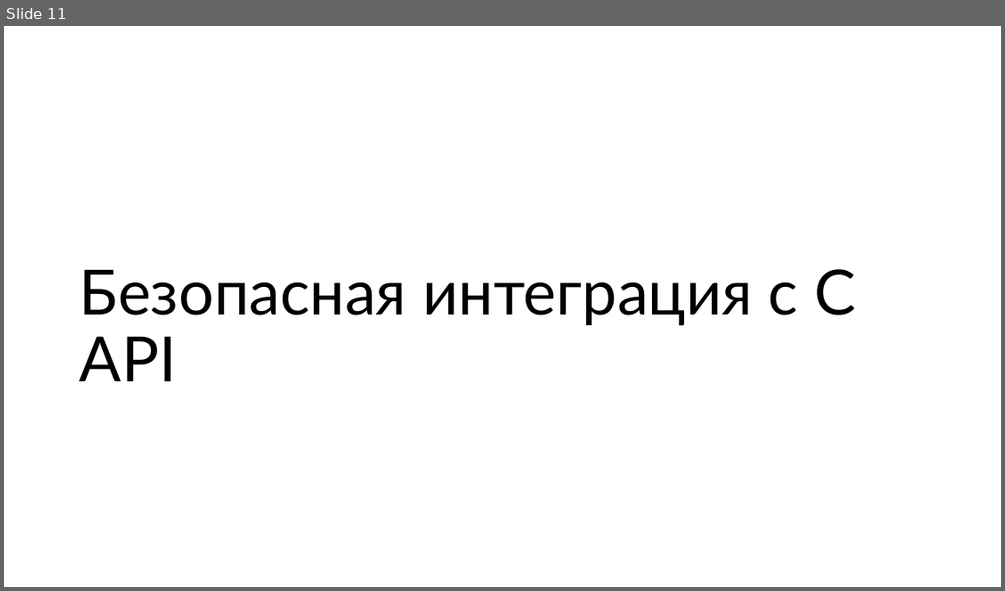
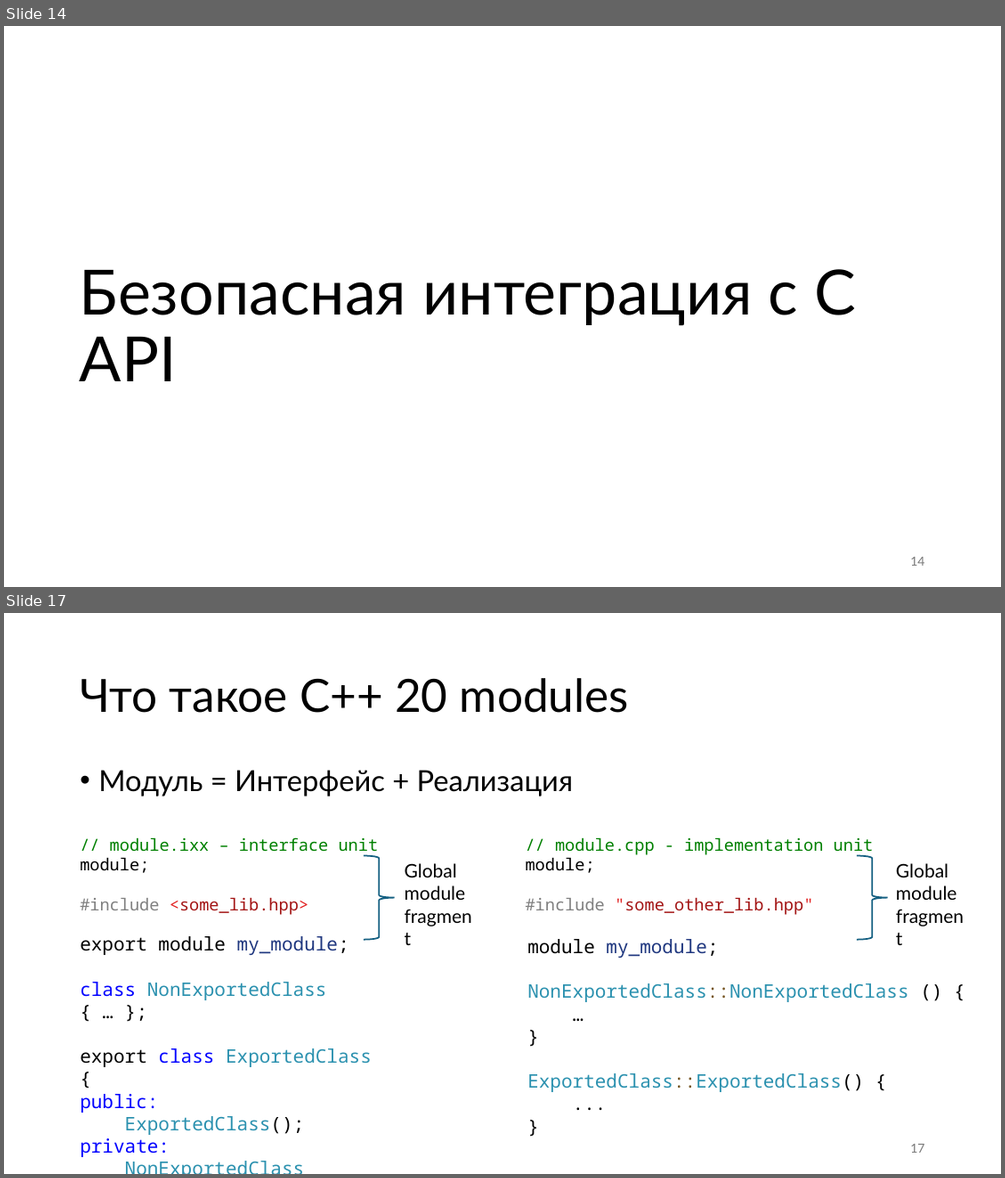
Before and after one commit to alexey-malov/ffmpeg-transcoder-demo, a slide deck: ffmpeg without pain.pptx. Shown one above the other, each under a label of ours: slide 11 before the commit, slides 14 and 17 after it; the slides between them are not shown. The pictures are 1005x591 and 1005x1178 pixels, drawn with LibreOffice and Linux fonts; fonts in the diff are those of the drawing. Boxes give left, top, right and bottom in pixels: in the first picture for what was removed or moved away, otherwise in the second. Text is boxed around its words. In the diff, an @@ line names an element or a change of style, - is before the commit and + after.

```diff
--- a/ffmpeg without pain.pptx
+++ b/ffmpeg without pain.pptx
@@ slide 17 added at (4,613,1001,1174), background #FFFFFF @@
@@ title added at (80,678,629,713), 44 pt, text #000000 @@
+Что такое C++ 20 modules
@@ text added at (98,770,573,796), 28 pt, text #000000 @@
+• Модуль = Интерфейс + Реализация
@@ text added at (80,837,379,915), 16 pt, text #008000 @@
+// module.ixx – interface unit
+module;
+#include <some_lib.hpp>
@@ text added at (526,837,874,915), 16 pt, text #008000 @@
+// module.cpp - implementation unit
+module;
+#include "some_other_lib.hpp"
@@ right brace added at (364,855,395,939), outline #156082 1.5 pt @@
@@ text added at (404,863,466,900), 18 pt, text #000000 @@
+Global module fragment
@@ right brace added at (857,855,887,939), outline #156082 1.5 pt @@
@@ text added at (896,863,957,900), 18 pt, text #000000 @@
+Global module fragment
@@ text added at (80,936,372,1157), 18 pt, text #2B91AF @@
+export module my_module;
+class NonExportedClass { … };
+export class ExportedClass {
+public:
+ExportedClass();
+private:
+NonExportedClass m_packet;
+};
@@ text added at (527,939,908,1092), 18 pt, text #2B91AF @@
+module my_module;
+NonExportedClass::NonExportedClass () {
+…
+}
+ExportedClass::ExportedClass() {
+...
+}
@@ page number added at (910,1143,924,1152), 12 pt, text #797979 @@
+17
@@ what was slide 11 is now slide 14 @@
@@ slide 14 changed as well @@
@@ page number added at (910,556,924,565), 12 pt, text #797979 @@
+14
```
Also in this commit, not shown: 11 other slides changed, 49 other slides added, 7 slides removed.
